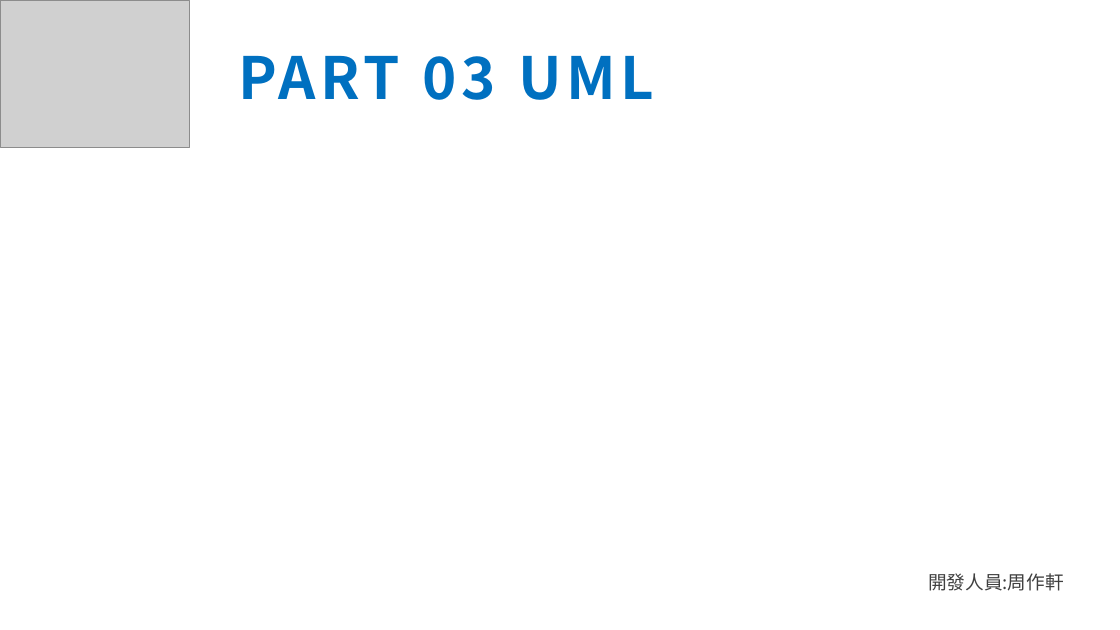
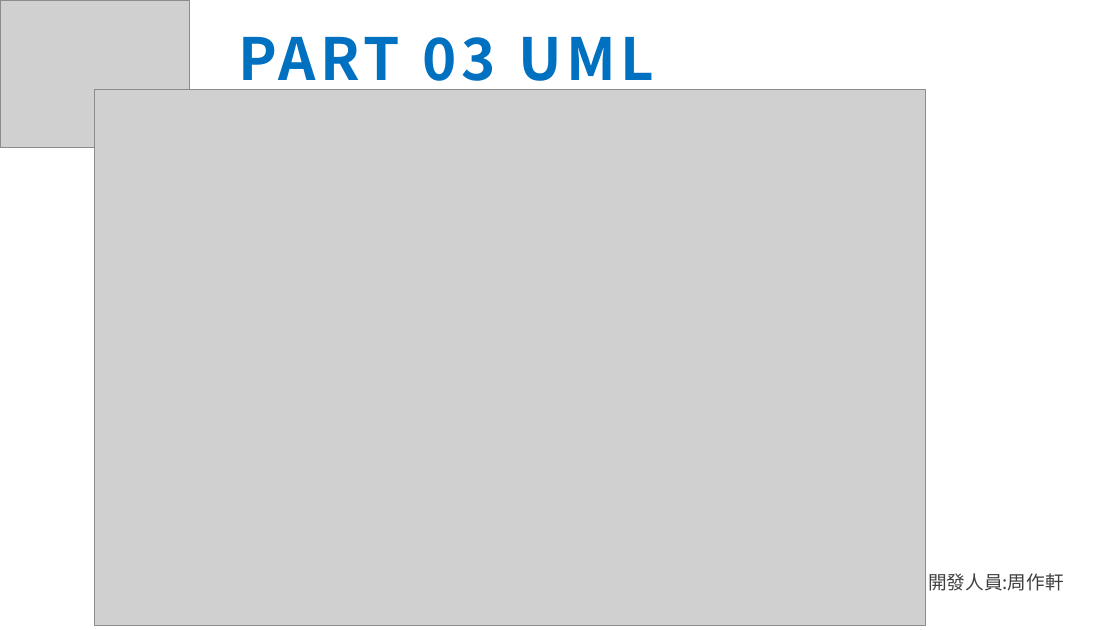
Before and after one commit to clou40308/AILaptopMall_lib, a slide deck: slide 7 of ppt/Java_AILaptopMall開發.pptx. Drawn at 1120x630 pixels with LibreOffice and Linux fonts; fonts in the diff are those of the drawing; grey boxes stand for pictures. Boxes give left, top, right and bottom in pixels: in the first picture for what was removed or moved away, otherwise in the second. Text is boxed around its words. In the diff, an @@ line names an element or a change of style, - is before the commit and + after.

```diff
--- a/ppt/Java_AILaptopMall開發.pptx
+++ b/ppt/Java_AILaptopMall開發.pptx
@@ text "PART 03 UML" rewrapped from [238, 56, 654, 100] to [238, 37, 654, 95] @@
@@ picture added at [95, 90, 926, 626] @@
```
Also in this commit, not shown: 2 other slides changed, 2 other files.
